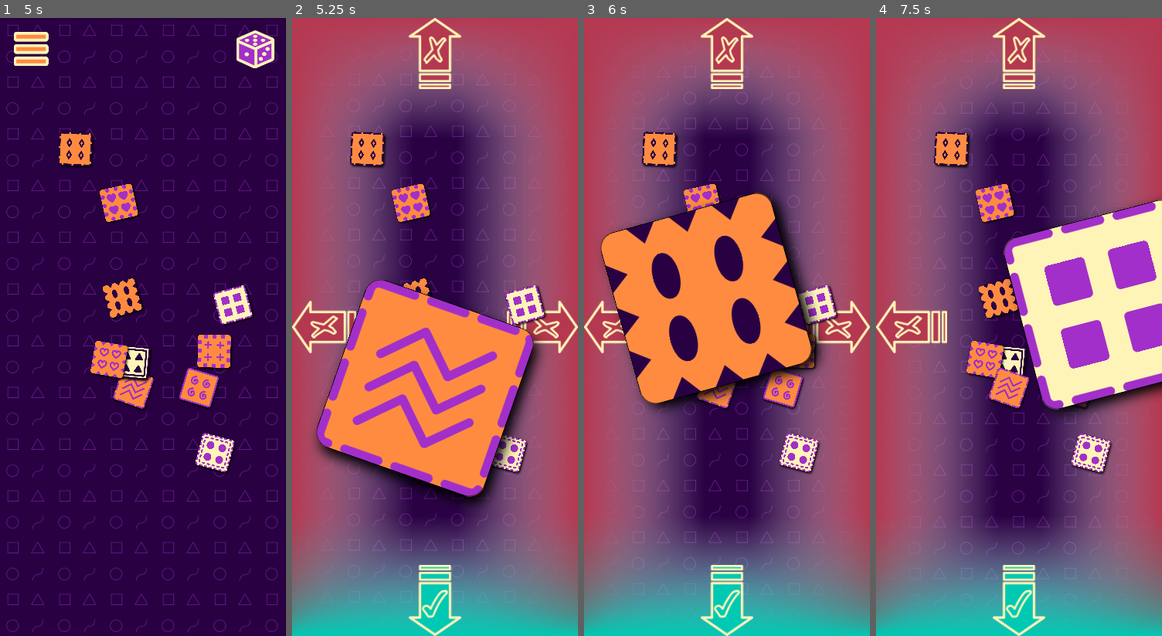
Above: before the commit, frames 1-4 (left to right).
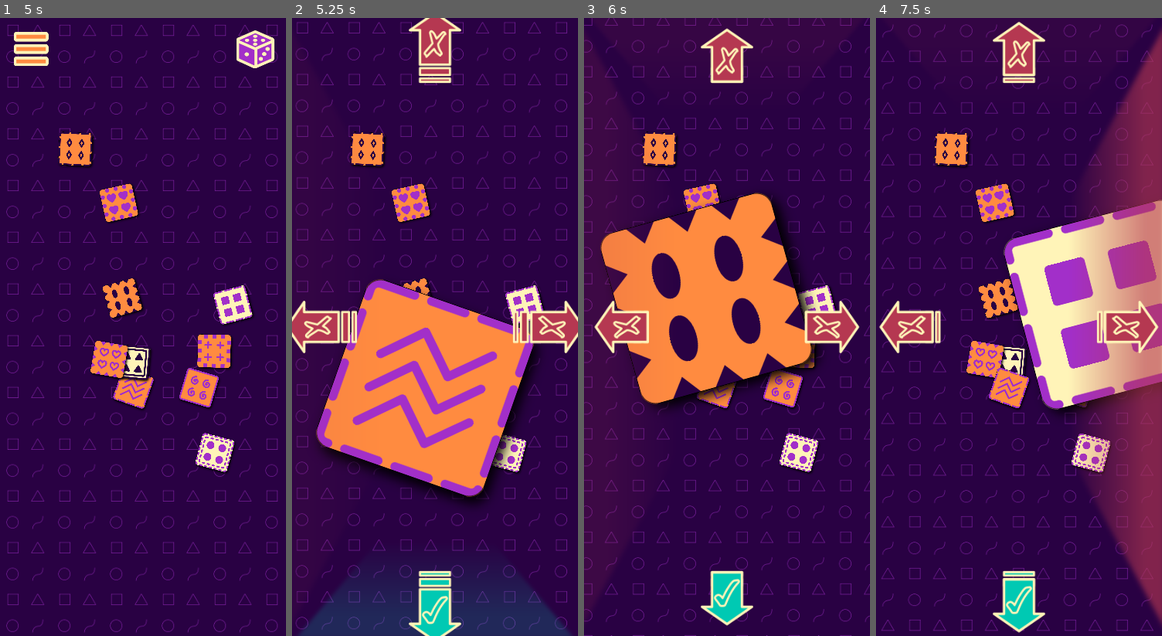
Above: after the commit, the same moments.

Repository: magopian/rummager
Game: Godot game, scene res://start_menu.tscn
Two runs of this game, one before a commit and one after it. Both use one fixed random seed, a clock stepped at 60 frames per second and the inputs below.
Inputs (mouse positions are in pixels of both pictures, inside the frame that each line leads up to):
- Up to frame 1 (5 s): click "START" at 0.5 s; click "Let's go!" at 1.25 s; click (254, 48) at 2 s; click "Let's go!" at 2.75 s; click (254, 48) at 3.5 s; click (254, 48) at 4.25 s
- Up to frame 2 (5.25 s): move the mouse to (426, 388) at 5.02 s; click (426, 388) at 5.17 s
- Up to frame 3 (6 s): move the mouse to (706, 296) at 5.77 s; click (706, 296) at 5.92 s
- Up to frame 4 (7.5 s): move the mouse to (1090, 450) at 6.52 s; click (1090, 450) at 6.67 s; move the mouse to (1107, 302) at 7.27 s; click (1107, 302) at 7.42 s

Frame 1 is identical in both runs. In frame 2, 69% of the frame differs, in the area x 0-100%, y 0-100%; in frame 3, 69%; in frame 4, 76%.

Commit message:
Improve zones and arrows, with more juice

Diff:
--- a/card.gd
+++ b/card.gd
@@ -18,12 +18,14 @@
 
 var held = false
 var tween: Tween
+var viewport_rect: Vector2
 
 
 func _ready() -> void:
 	input_event.connect(_on_input_event)
 	visible_on_screen_notifier_2d.screen_exited.connect(_on_exit_screen)
-	compute_small_size(get_viewport_rect().size)
+	viewport_rect = get_viewport_rect().size
+	compute_small_size(viewport_rect)
 	get_viewport().physics_object_picking_sort = true
 	init_from_data()
 
--- a/game.tscn
+++ b/game.tscn
@@ -63,11 +63,7 @@
 [ext_resource type="Texture2D" uid="uid://bwm31tuymnoxs" path="res://assets/sprites/background_win.png" id="54_r2wap"]
 [ext_resource type="Texture2D" uid="uid://be6kqaxf8oiyh" path="res://assets/sprites/background_lose.png" id="55_gc81l"]
 [ext_resource type="Texture2D" uid="uid://dhvsbddv3u720" path="res://assets/sprites/shuffle_hover.png" id="55_kwsue"]
-[ext_resource type="Texture2D" uid="uid://fy4d22tetdxl" path="res://assets/sprites/zones.png" id="55_tqlyy"]
-[ext_resource type="Texture2D" uid="uid://bf2kofh2hytnw" path="res://assets/sprites/sprite_wrong_arrow.png" id="56_435cm"]
-[ext_resource type="Texture2D" uid="uid://cd1ymd6ajiy2n" path="res://assets/sprites/sprite_wrong_arrow_left.png" id="57_d6fnq"]
-[ext_resource type="Texture2D" uid="uid://cggl6s3bb1ygo" path="res://assets/sprites/sprite_wrong_arrow_right.png" id="58_xugu7"]
-[ext_resource type="Texture2D" uid="uid://dbjjgreftelq6" path="res://assets/sprites/sprite_valid_arrow.png" id="59_btyvn"]
+[ext_resource type="PackedScene" uid="uid://d1q80rolx3cja" path="res://zones.tscn" id="64_rxnl2"]
 
 [node name="Game" type="Node2D"]
 script = ExtResource("1_gbsqv")
@@ -345,68 +341,10 @@
 outline_color = Color(0.635294, 0.184314, 0.788235, 1)
 focus_color = Color(1, 0.545098, 0.25098, 1)
 
-[node name="Zones" type="CanvasLayer" parent="."]
-unique_name_in_owner = true
-layer = -1
+[node name="Zones" parent="." instance=ExtResource("64_rxnl2")]
+unique_name_in_owner = true
 visible = false
 
-[node name="NinePatchRect" type="NinePatchRect" parent="Zones"]
-anchors_preset = 15
-anchor_right = 1.0
-anchor_bottom = 1.0
-grow_horizontal = 2
-grow_vertical = 2
-texture = ExtResource("55_tqlyy")
-patch_margin_left = 175
-patch_margin_top = 175
-patch_margin_right = 175
-patch_margin_bottom = 175
-
-[node name="VBoxContainer" type="VBoxContainer" parent="Zones/NinePatchRect"]
-layout_mode = 1
-anchors_preset = 15
-anchor_right = 1.0
-anchor_bottom = 1.0
-grow_horizontal = 2
-grow_vertical = 2
-theme_override_constants/separation = 0
-
-[node name="CenterContainer" type="CenterContainer" parent="Zones/NinePatchRect/VBoxContainer"]
-layout_mode = 2
-
-[node name="TextureRect" type="TextureRect" parent="Zones/NinePatchRect/VBoxContainer/CenterContainer"]
-layout_mode = 2
-texture = ExtResource("56_435cm")
-
-[node name="HBoxContainer" type="HBoxContainer" parent="Zones/NinePatchRect/VBoxContainer"]
-layout_mode = 2
-size_flags_vertical = 3
-
-[node name="CenterContainer" type="CenterContainer" parent="Zones/NinePatchRect/VBoxContainer/HBoxContainer"]
-layout_mode = 2
-
-[node name="TextureRect" type="TextureRect" parent="Zones/NinePatchRect/VBoxContainer/HBoxContainer/CenterContainer"]
-layout_mode = 2
-texture = ExtResource("57_d6fnq")
-
-[node name="Control" type="Control" parent="Zones/NinePatchRect/VBoxContainer/HBoxContainer"]
-layout_mode = 2
-size_flags_horizontal = 3
-
-[node name="CenterContainer2" type="CenterContainer" parent="Zones/NinePatchRect/VBoxContainer/HBoxContainer"]
-layout_mode = 2
-
-[node name="TextureRect" type="TextureRect" parent="Zones/NinePatchRect/VBoxContainer/HBoxContainer/CenterContainer2"]
-layout_mode = 2
-texture = ExtResource("58_xugu7")
-
-[node name="CenterContainer2" type="CenterContainer" parent="Zones/NinePatchRect/VBoxContainer"]
-layout_mode = 2
-
-[node name="TextureRect" type="TextureRect" parent="Zones/NinePatchRect/VBoxContainer/CenterContainer2"]
-layout_mode = 2
-texture = ExtResource("59_btyvn")
-
 [node name="Cards" type="Node2D" parent="."]
 unique_name_in_owner = true
 
--- /dev/null
+++ b/zones.gd
@@ -0,0 +1,26 @@
+extends CanvasLayer
+
+
+@onready var zone_top: TextureRect = %ZoneTop
+@onready var zone_left: TextureRect = %ZoneLeft
+@onready var zone_right: TextureRect = %ZoneRight
+@onready var zone_bottom: TextureRect = %ZoneBottom
+
+
+var viewport_rect: Vector2
+
+
+func _ready() -> void:
+	viewport_rect = get_viewport().get_visible_rect().size
+
+
+func _process(event):
+	var mouse_pos: Vector2 = get_viewport().get_mouse_position()
+	var distance_to_left: float = clamp(mouse_pos.x, 0, viewport_rect.x / 2) / (viewport_rect.x / 2)
+	var distance_to_top: float = clamp(mouse_pos.y, 0, viewport_rect.y / 2) / (viewport_rect.y / 2)
+	var distance_to_right: float = clamp(viewport_rect.x - mouse_pos.x, 0, viewport_rect.x / 2)/ (viewport_rect.x / 2)
+	var distance_to_bottom: float = clamp(viewport_rect.y - mouse_pos.y, 0, viewport_rect.y / 2)/ (viewport_rect.y / 2)
+	zone_left.modulate.a = lerp(1, 0, distance_to_left)
+	zone_top.modulate.a = lerp(1, 0, distance_to_top)
+	zone_right.modulate.a = lerp(1, 0, distance_to_right)
+	zone_bottom.modulate.a = lerp(1, 0, distance_to_bottom)
--- /dev/null
+++ b/zones.tscn
@@ -0,0 +1,152 @@
+[gd_scene load_steps=22 format=3 uid="uid://d1q80rolx3cja"]
+
+[ext_resource type="Texture2D" uid="uid://d1wfi08ygsqwd" path="res://assets/sprites/zone_top.png" id="1_0bsb2"]
+[ext_resource type="Script" path="res://zones.gd" id="1_4v5gn"]
+[ext_resource type="Texture2D" uid="uid://c8l5keot2655x" path="res://assets/sprites/sprite_wrong_arrow_top_1.png" id="3_21s1j"]
+[ext_resource type="Texture2D" uid="uid://vbcjyik2uigp" path="res://assets/sprites/zone_left.png" id="3_rtgyv"]
+[ext_resource type="Texture2D" uid="uid://d3tmhak7x0761" path="res://assets/sprites/sprite_wrong_arrow_top_2.png" id="4_hkl5g"]
+[ext_resource type="Texture2D" uid="uid://mqgjw40hohg6" path="res://assets/sprites/sprite_wrong_arrow_left_1.png" id="5_6v0d0"]
+[ext_resource type="Texture2D" uid="uid://b07565f21t8sv" path="res://assets/sprites/zone_right.png" id="5_cxjk3"]
+[ext_resource type="Texture2D" uid="uid://351doeipyco6" path="res://assets/sprites/sprite_wrong_arrow_top_3.png" id="5_xel14"]
+[ext_resource type="Texture2D" uid="uid://mg41slwixbk7" path="res://assets/sprites/sprite_wrong_arrow_left_2.png" id="6_1vd2g"]
+[ext_resource type="Texture2D" uid="uid://v31dbghfih45" path="res://assets/sprites/sprite_wrong_arrow_left_3.png" id="7_2vwlo"]
+[ext_resource type="Texture2D" uid="uid://c6ed27b2h0sad" path="res://assets/sprites/zone_bottom.png" id="7_hvftn"]
+[ext_resource type="Texture2D" uid="uid://i4gmry3bvvw8" path="res://assets/sprites/sprite_wrong_arrow_right_1.png" id="8_xx1ll"]
+[ext_resource type="Texture2D" uid="uid://c45bhjaxjr4gw" path="res://assets/sprites/sprite_wrong_arrow_right_2.png" id="9_mcrxp"]
+[ext_resource type="Texture2D" uid="uid://diins6piwxe4d" path="res://assets/sprites/sprite_wrong_arrow_right_3.png" id="10_3dj87"]
+[ext_resource type="Texture2D" uid="uid://bfvjpqbkvstfs" path="res://assets/sprites/sprite_valid_arrow_1.png" id="12_401rh"]
+[ext_resource type="Texture2D" uid="uid://bctpjxpr5xb84" path="res://assets/sprites/sprite_valid_arrow_2.png" id="13_y6mn6"]
+[ext_resource type="Texture2D" uid="uid://y1epdewkmrk" path="res://assets/sprites/sprite_valid_arrow_3.png" id="14_bdkt0"]
+
+[sub_resource type="AnimatedTexture" id="AnimatedTexture_q7el1"]
+frames = 3
+frame_0/texture = ExtResource("3_21s1j")
+frame_0/duration = 0.2
+frame_1/texture = ExtResource("4_hkl5g")
+frame_1/duration = 0.2
+frame_2/texture = ExtResource("5_xel14")
+frame_2/duration = 0.2
+
+[sub_resource type="AnimatedTexture" id="AnimatedTexture_2lyhj"]
+frames = 3
+frame_0/texture = ExtResource("5_6v0d0")
+frame_0/duration = 0.2
+frame_1/texture = ExtResource("6_1vd2g")
+frame_1/duration = 0.2
+frame_2/texture = ExtResource("7_2vwlo")
+frame_2/duration = 0.2
+
+[sub_resource type="AnimatedTexture" id="AnimatedTexture_ij2sp"]
+frames = 3
+frame_0/texture = ExtResource("8_xx1ll")
+frame_0/duration = 0.2
+frame_1/texture = ExtResource("9_mcrxp")
+frame_1/duration = 0.2
+frame_2/texture = ExtResource("10_3dj87")
+frame_2/duration = 0.2
+
+[sub_resource type="AnimatedTexture" id="AnimatedTexture_633hp"]
+frames = 3
+frame_0/texture = ExtResource("12_401rh")
+frame_0/duration = 0.2
+frame_1/texture = ExtResource("13_y6mn6")
+frame_1/duration = 0.2
+frame_2/texture = ExtResource("14_bdkt0")
+frame_2/duration = 0.2
+
+[node name="Zones" type="CanvasLayer"]
+script = ExtResource("1_4v5gn")
+
+[node name="PanelContainerTop" type="PanelContainer" parent="."]
+self_modulate = Color(1, 1, 1, 0)
+custom_minimum_size = Vector2(0, 150)
+anchors_preset = 10
+anchor_right = 1.0
+offset_top = -10.0
+offset_bottom = 140.0
+grow_horizontal = 2
+size_flags_vertical = 0
+
+[node name="ZoneTop" type="TextureRect" parent="PanelContainerTop"]
+unique_name_in_owner = true
+layout_mode = 2
+texture = ExtResource("1_0bsb2")
+expand_mode = 2
+
+[node name="ArrowUp" type="TextureRect" parent="PanelContainerTop"]
+layout_mode = 2
+size_flags_horizontal = 4
+size_flags_vertical = 0
+texture = SubResource("AnimatedTexture_q7el1")
+
+[node name="PanelContainerLeft" type="PanelContainer" parent="."]
+self_modulate = Color(1, 1, 1, 0)
+anchors_preset = 9
+anchor_bottom = 1.0
+offset_left = -10.0
+offset_right = 140.0
+grow_vertical = 2
+size_flags_horizontal = 0
+
+[node name="ZoneLeft" type="TextureRect" parent="PanelContainerLeft"]
+unique_name_in_owner = true
+custom_minimum_size = Vector2(150, 0)
+layout_mode = 2
+texture = ExtResource("3_rtgyv")
+
+[node name="ArrowLeft" type="TextureRect" parent="PanelContainerLeft"]
+layout_mode = 2
+size_flags_horizontal = 0
+size_flags_vertical = 4
+texture = SubResource("AnimatedTexture_2lyhj")
+stretch_mode = 2
+
+[node name="PanelContainerRight" type="PanelContainer" parent="."]
+self_modulate = Color(1, 1, 1, 0)
+anchors_preset = 11
+anchor_left = 1.0
+anchor_right = 1.0
+anchor_bottom = 1.0
+offset_left = -140.0
+offset_right = 10.0
+grow_horizontal = 0
+grow_vertical = 2
+size_flags_horizontal = 0
+
+[node name="ZoneRight" type="TextureRect" parent="PanelContainerRight"]
+unique_name_in_owner = true
+custom_minimum_size = Vector2(150, 0)
+layout_mode = 2
+texture = ExtResource("5_cxjk3")
+
+[node name="ArrowRight" type="TextureRect" parent="PanelContainerRight"]
+layout_mode = 2
+size_flags_horizontal = 8
+size_flags_vertical = 4
+texture = SubResource("AnimatedTexture_ij2sp")
+stretch_mode = 2
+
+[node name="PanelContainerBottom" type="PanelContainer" parent="."]
+self_modulate = Color(1, 1, 1, 0)
+anchors_preset = 12
+anchor_top = 1.0
+anchor_right = 1.0
+anchor_bottom = 1.0
+offset_top = -140.0
+offset_bottom = 10.0
+grow_horizontal = 2
+grow_vertical = 0
+size_flags_horizontal = 0
+
+[node name="ZoneBottom" type="TextureRect" parent="PanelContainerBottom"]
+unique_name_in_owner = true
+custom_minimum_size = Vector2(150, 0)
+layout_mode = 2
+texture = ExtResource("7_hvftn")
+
+[node name="ArrowBottom" type="TextureRect" parent="PanelContainerBottom"]
+layout_mode = 2
+size_flags_horizontal = 4
+size_flags_vertical = 8
+texture = SubResource("AnimatedTexture_633hp")
+stretch_mode = 2
Binary file removed: assets/sprites/rect2869.png
Binary file removed: assets/sprites/sprite_valid_arrow.png
Binary file added: assets/sprites/sprite_valid_arrow_1.png
Not shown, changed: assets/sprites/sprite_valid_arrow_1.png.import
Binary file added: assets/sprites/sprite_valid_arrow_2.png
Not shown, added: assets/sprites/sprite_valid_arrow_2.png.import
Binary file added: assets/sprites/sprite_valid_arrow_3.png
Not shown, changed: assets/sprites/sprite_valid_arrow_3.png.import
Binary file removed: assets/sprites/sprite_wrong_arrow.png
Binary file removed: assets/sprites/sprite_wrong_arrow_left.png
Binary file added: assets/sprites/sprite_wrong_arrow_left_1.png
Not shown, added: assets/sprites/sprite_wrong_arrow_left_1.png.import
(and 26 more such lines)
